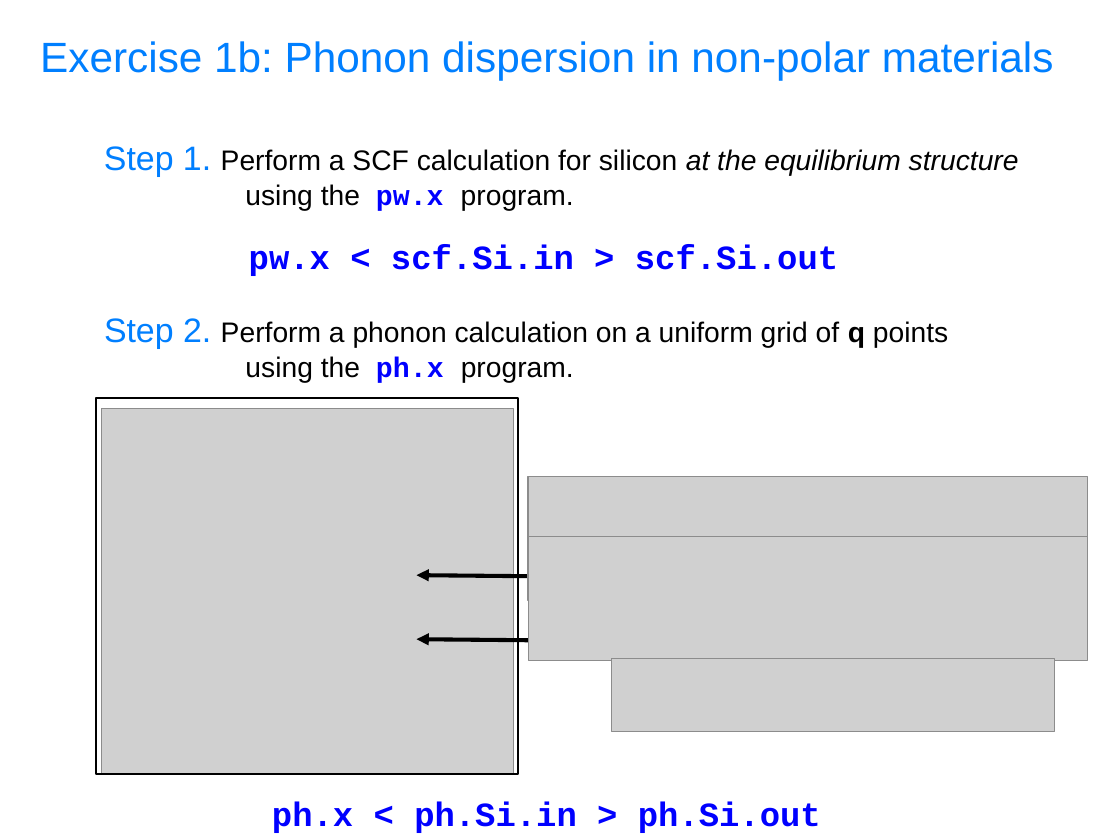
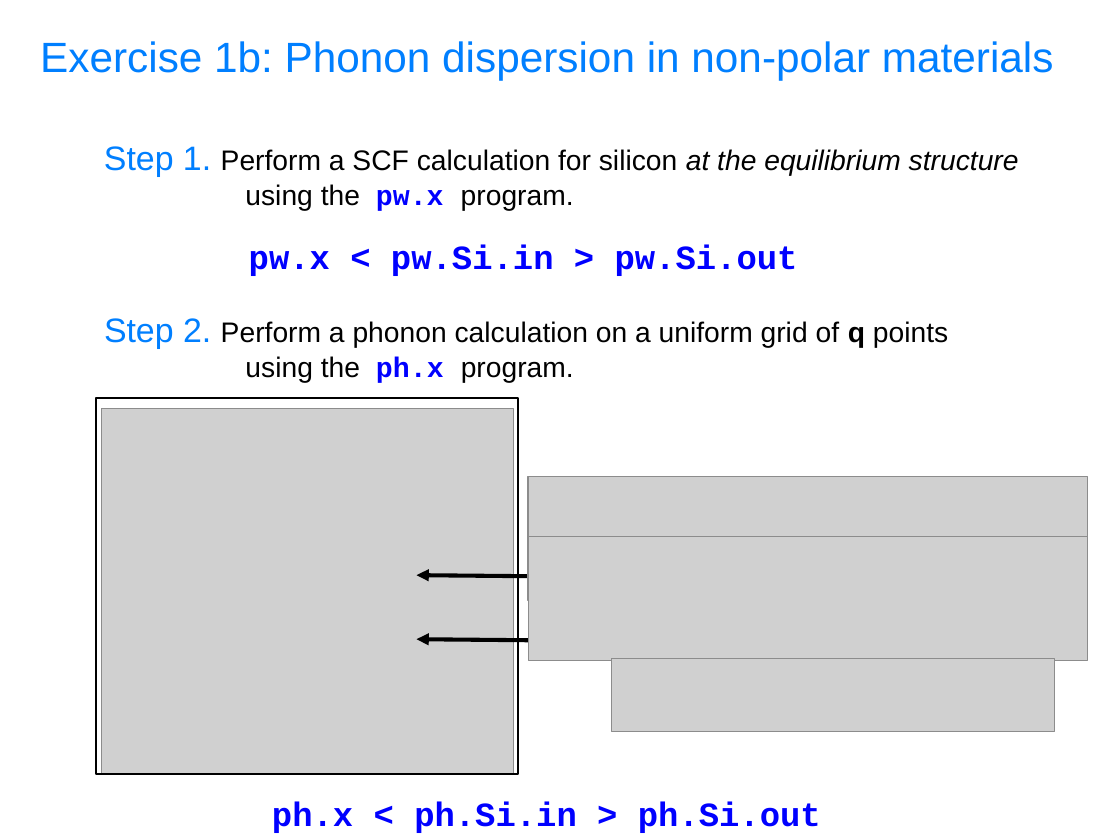
Before and after one commit to aravindhk/QESummerSchool, a slide deck: slide 19 of slides.sources/handson-day3-DFPT.odp. Drawn at 1120x840 pixels with LibreOffice and Linux fonts; fonts in the diff are those of the drawing; grey boxes stand for pictures. Boxes give left, top, right and bottom in pixels: in the first picture for what was removed or moved away, otherwise in the second. Text is boxed around its words. In the diff, an @@ line names an element or a change of style, - is before the commit and + after.

```diff
--- a/slides.sources/handson-day3-DFPT.odp
+++ b/slides.sources/handson-day3-DFPT.odp
@@ text at bbox=[249, 245, 798, 276]: text changed @@
-pw.x < scf.Si.in > scf.Si.out
+pw.x < pw.Si.in > pw.Si.out
```
Also in this commit, not shown: 7 other slides changed, 1 other file.
